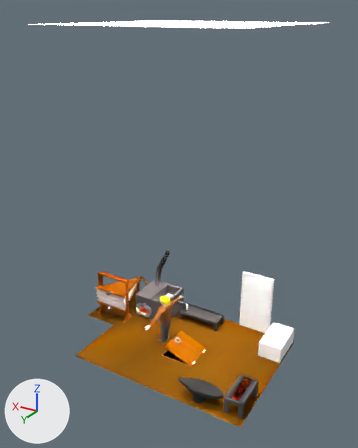
A saved change to the Blender file res/blendFiles/house/houseModel.blend.
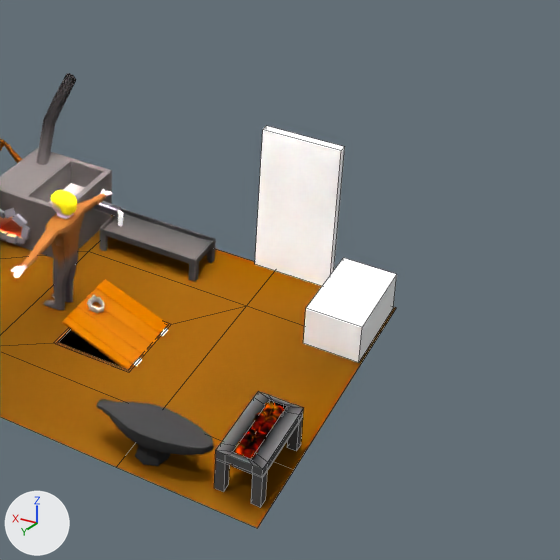
Each version appears first whole from a 50 mm lens placed at (-36.8, 64.1, 56.2), pointed at (1.5, 0.4, 24.4), and next in a close-up on the part from 39% to 100% of the width and 50% to 98% of the height. Lighting does not change. The marker at lower left points along +X, +Y and +Z. The close-ups show mesh edges as thin lines.
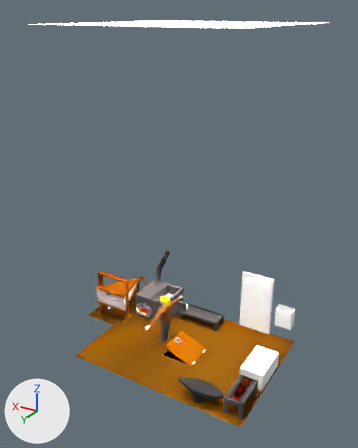
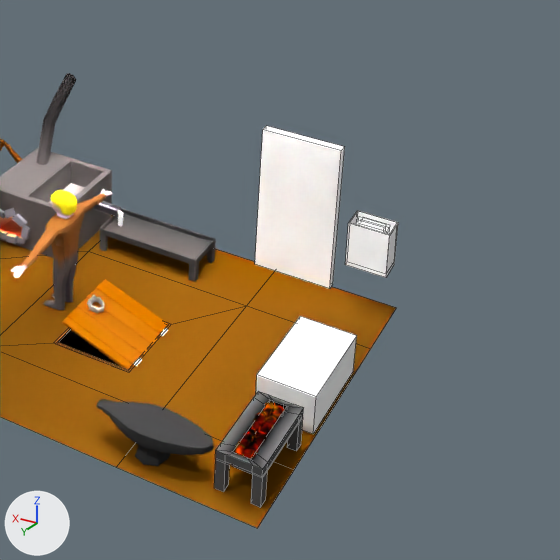
Changed parts and their boxes [x1, y1, x2, y2] in the close-ups (560 x 560 px):
```json
{"object": "Cube.007", "change": "moved", "before": [303, 258, 397, 363], "after": [256, 316, 357, 434]}
{"object": "Cube.008", "change": "added", "after": [345, 211, 398, 278]}
```

Edits to the scene script, one JSON object a line:
```json
{"op": "add", "block": "mat_material", "code": ["mat_material = diffuse_material('Material')", "mat_material.base_color = (0.8, 0.8, 0.8)  # white #e7e7e7"]}
{"op": "add", "block": "me_cube", "code": ["me_cube = bpy.data.meshes.new('Cube')", "me_cube.from_pydata(...)  # 36 vertices, 20 faces; spans x -1.0..1.0, y -0.93..1.0, z -0.22..3.64", "me_cube.materials.append(mat_material)  # white #e7e7e7"]}
{"op": "set", "path": "ob_cube_007.location", "old": "(-13.8, -7.8, 0.0)", "new": "(-13.8, 0.2, 0.0)"}
{"op": "add", "block": "ob_cube_008", "code": ["ob_cube_008 = bpy.data.objects.new('Cube.008', me_cube)", "ob_cube_008.location = (-14.0, -11.0, 3.5)", "ob_cube_008.rotation_euler = (0.0, 0.0, 3.142)  # degrees (0, 0, 180)", "ob_cube_008.scale = (1.5, 1.0, 1.0)"]}
```
